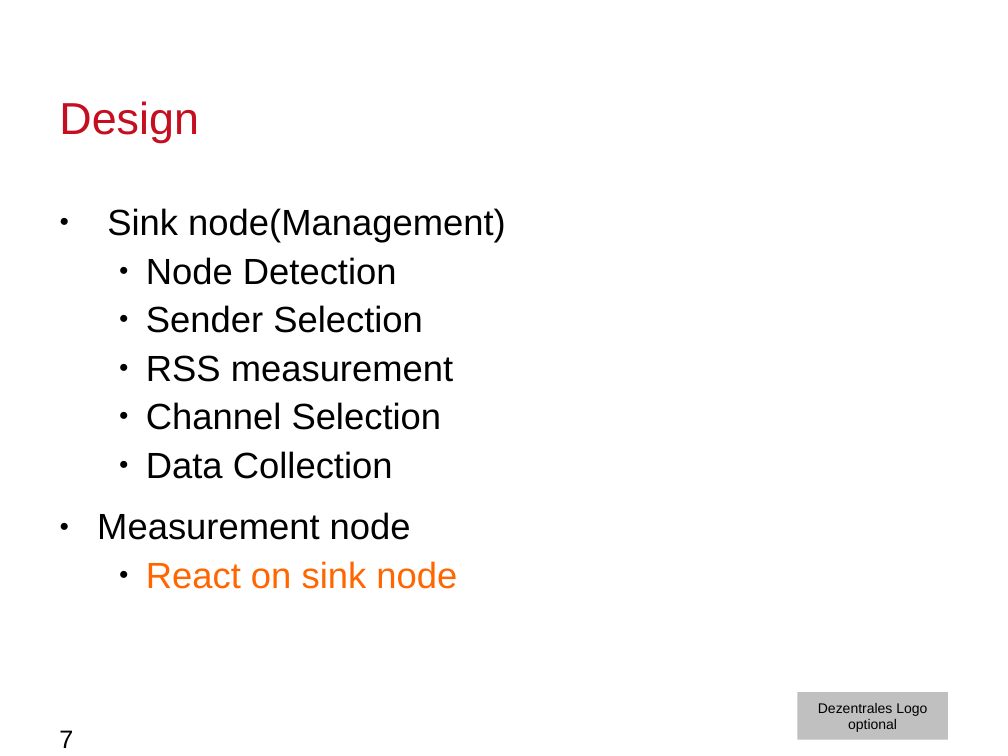
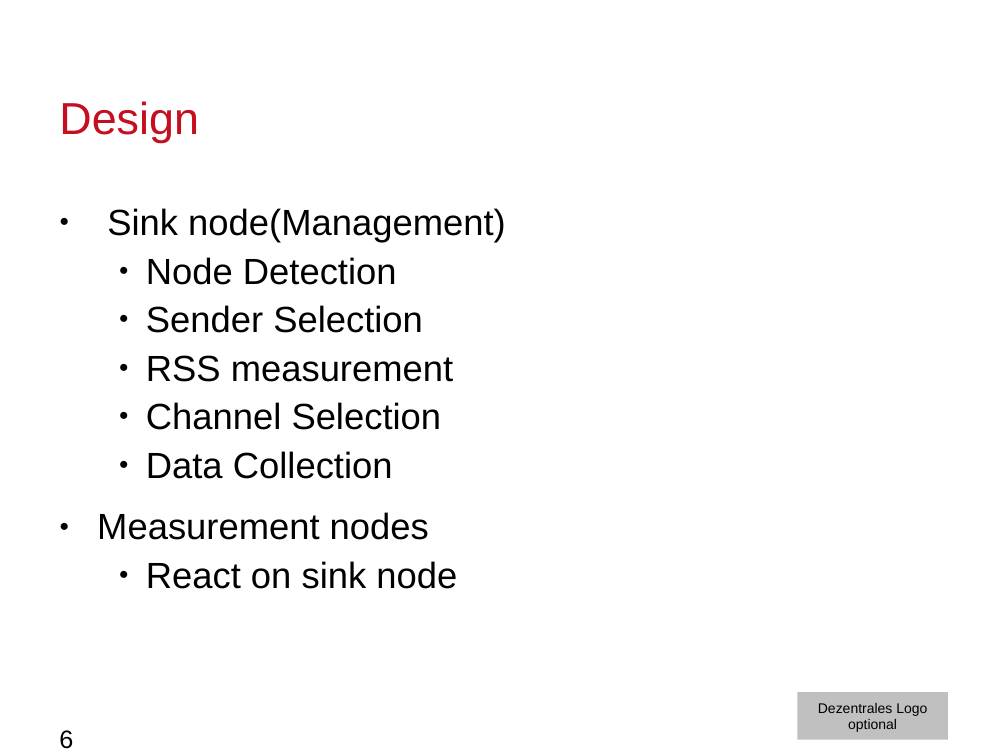
Before and after one commit to moritzschaefer/SensorSequence, a slide deck: slide 6 of docs/MeilensteinNrOne.odp (slide 7 before the commit). Drawn at 1008x756 pixels with LibreOffice and Linux fonts; fonts in the diff are those of the drawing; background and template pictures are left out. Boxes give left, top, right and bottom in pixels: in the first picture for what was removed or moved away, otherwise in the second. Text is boxed around its words. In the diff, an @@ line names an element or a change of style, - is before the commit and + after.

```diff
--- a/docs/MeilensteinNrOne.odp
+++ b/docs/MeilensteinNrOne.odp
@@ text at <box>97,512,429,540</box>: text changed @@
-● Measurement node
+● Measurement nodes
@@ text at <box>146,561,457,589</box>: text colour #FF6600 to #000000 in "React on sink node" @@
@@ page number at <box>59,730,73,749</box>: text changed @@
-7
+6
```
Also in this commit, not shown: 1 other slide changed, 1 slide removed.
